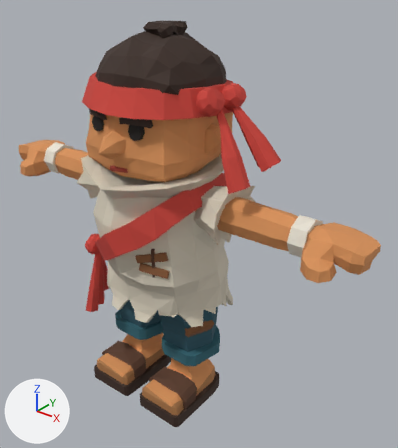
One commit to the Blender file tools/blender/source/crew-meshy-v15-posed.blend: the scene before it, then after it.
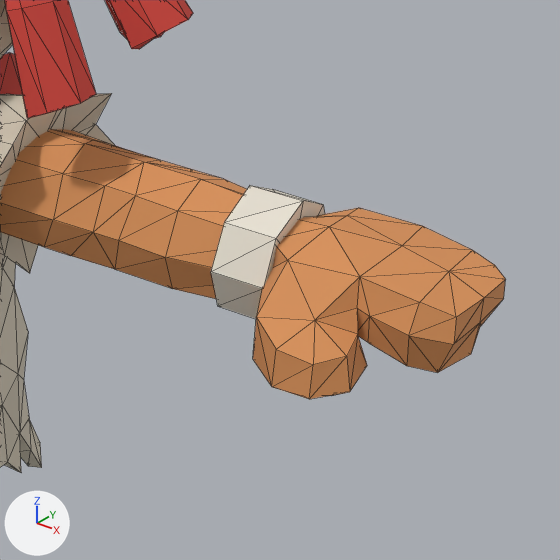
The first picture shows the older version from a 50 mm camera at (1.155, -1.256, 1.471) aimed at (0.093, 0.072, 0.647). The close-ups show the older and then the newer version on the part from 55% to 100% of the width and 35% to 75% of the height of that picture. Only the edits that show in the close-ups are written down. Arrows for +X, +Y and +Z are at lower left; the lights stay in place. The close-ups show mesh edges as thin lines.

The older version as bpy lines, for what is in view:
```python
me_mesh = bpy.data.meshes.new('mesh')
me_mesh.from_pydata(...)  # 1727 vertices, 3115 faces; spans x -0.727..0.727, y -0.26..0.26, z 0.0..1.3
me_mesh.materials.append(mat_crew_vertexcolour)
ob_deckhand_v15 = bpy.data.objects.new('Deckhand_v15', me_mesh)
ob_deckhand_v15.location = (0.0, 0.0, 0.0)
```
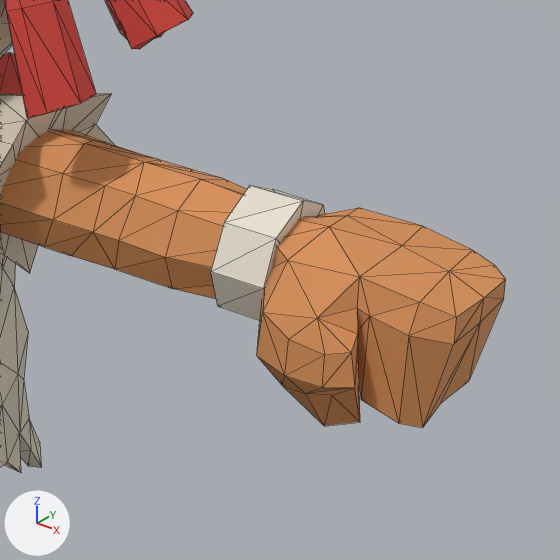
The change, as a diff of the scene's bpy script:
```diff
--- a/tools/blender/source/crew-meshy-v15-posed.blend.py
+++ b/tools/blender/source/crew-meshy-v15-posed.blend.py
@@ me_mesh @@
 me_mesh.from_pydata(...)  # 1727 vertices, 3115 faces; spans x -0.727..0.727, y -0.26..0.26, z 0.0..1.3
 # used by ob_deckhand_v15; location = (0.0, 0.0, 0.0)
+# me_mesh part 1: 29 of 1727 vertices moved; they spanned x 0.571..0.724, y -0.119..0.067, z 0.698..0.772 and now span x 0.571..0.711, y -0.096..0.067, z 0.659..0.772; mean shift (-0.001, 0.004, -0.03); largest move (0.724, -0.005, 0.738) -> (0.705, -0.005, 0.682)
 me_mesh.materials.append(mat_crew_vertexcolour)
```

Location of each change, (x1, y1, x2, y2) in pixels of the close-ups (560 x 560 px; the box of a moved part takes in the faces that stretch with it):
part 1 of me_mesh, moved or reshaped
    before: (253, 260, 500, 399)
    after: (257, 260, 503, 428)
